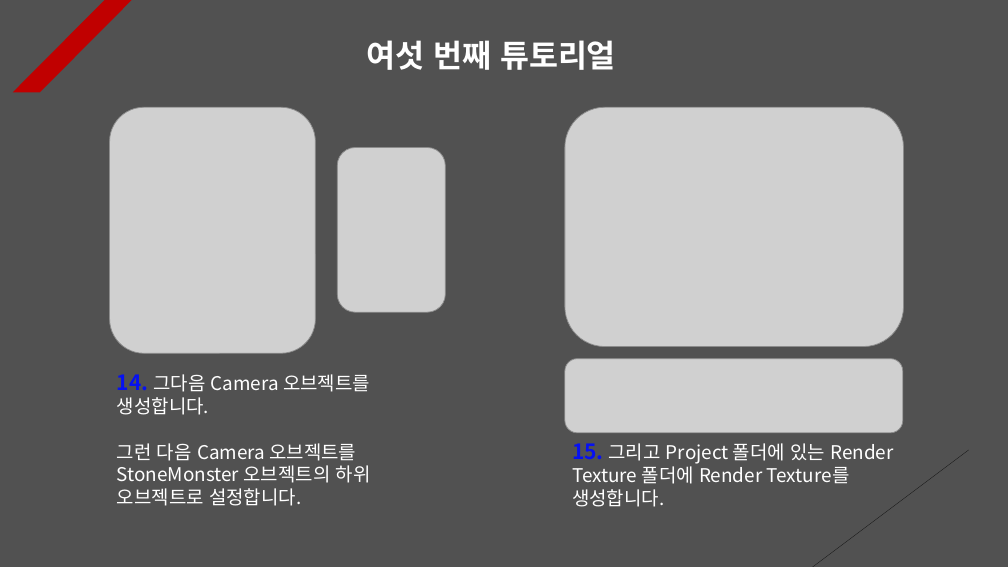
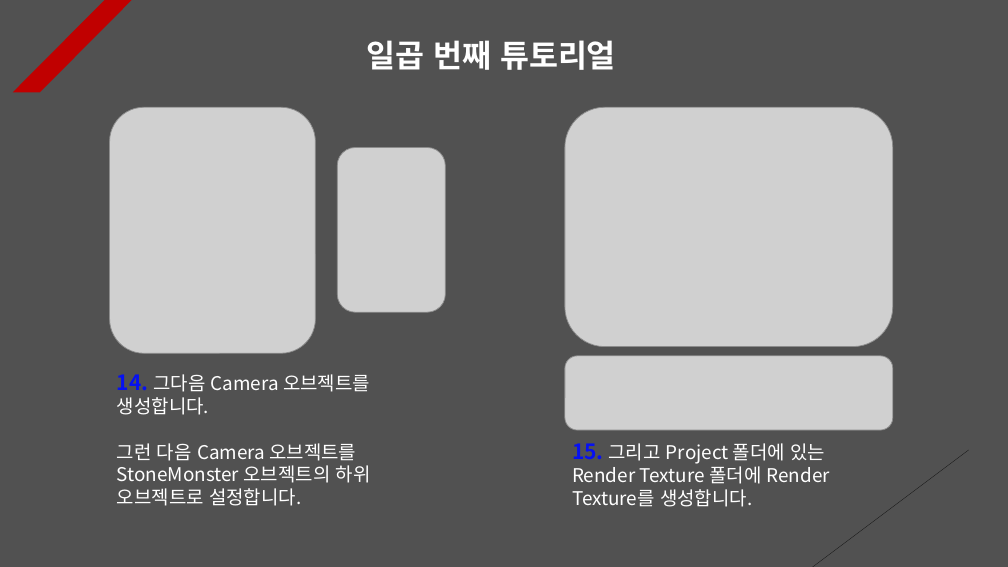
Before and after one commit to Unity2033/3D-UnityEngine, a slide deck: slide 9 of Assets/Class/Rotation/PPT Data/Rotation Example.pptx. Drawn at 1008x567 pixels with LibreOffice and Linux fonts; fonts in the diff are those of the drawing; grey boxes stand for pictures. Boxes give left, top, right and bottom in pixels: in the first picture for what was removed or moved away, otherwise in the second. Text is boxed around its words. In the diff, an @@ line names an element or a change of style, - is before the commit and + after.

```diff
--- a/Assets/Class/Rotation/PPT Data/Rotation Example.pptx
+++ b/Assets/Class/Rotation/PPT Data/Rotation Example.pptx
@@ text at [367,40,616,70]: text changed @@
-여섯 번째 튜토리얼
+일곱 번째 튜토리얼
@@ picture: place and size @@
-picture at [565,107,904,347]
+picture at [565,107,893,347]
@@ picture: place and size @@
-picture at [565,358,903,433]
+picture at [565,356,893,430]
@@ text "15. 그리고 Project 폴더에 있는 ..." rewrapped from [572,443,893,507] to [572,443,830,507] @@
```
Also in this commit, not shown: 6 other slides changed, 21 other files.
